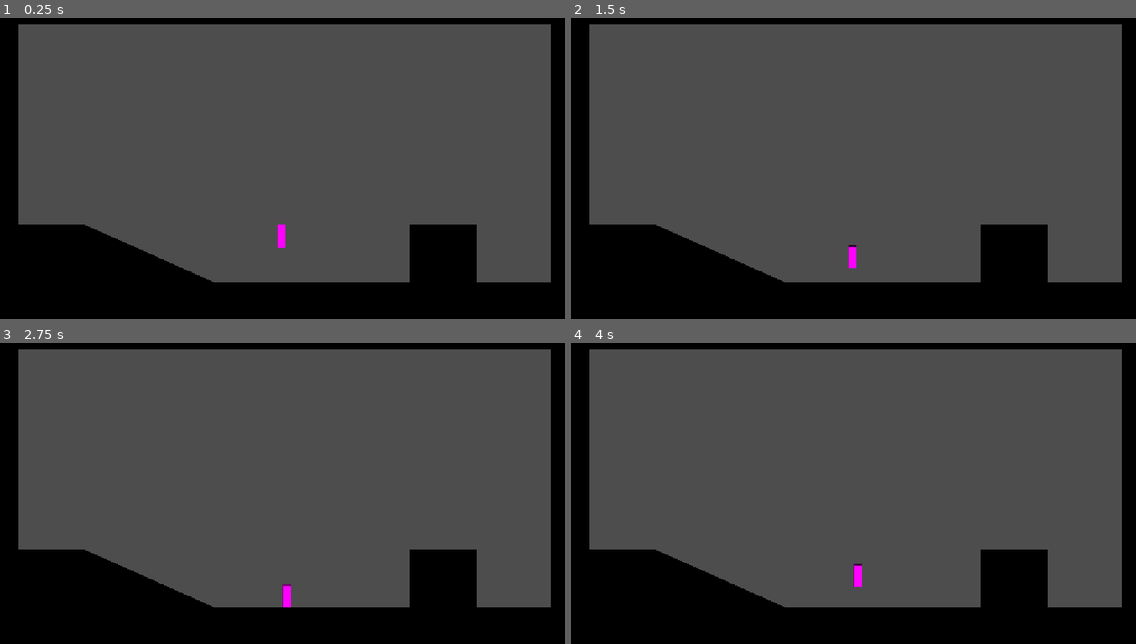
Above: before the commit, frames 1-4 (two rows, left to right).
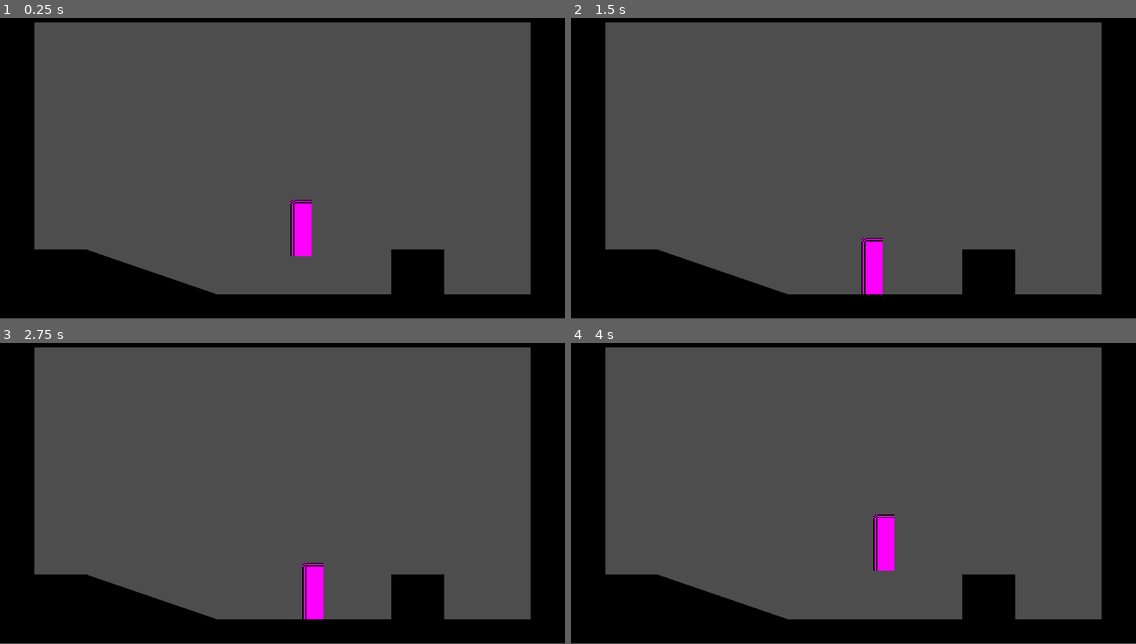
Above: after the commit, the same moments.

Repository: zxhodzh/EMoCheng
Game: Godot game, scene res://场景/世界场景.tscn
The game is run twice, just before and just after one commit, with the same random seed, the same clock (stepped at 60 frames per second) and the same inputs.
Inputs:
- Up to frame 1 (0.25 s): no input
- Up to frame 2 (1.5 s): tap Enter (ui_accept) at 0.5, 0.77 s; hold Right (ui_right) from 0.53 s (still down); tap D (右移) at 0.6 s; tap A (左移) at 1.35 s
- Up to frame 3 (2.75 s): tap Enter (ui_accept) at 1.52 s; release Right (ui_right) at 2.03 s; hold Left (ui_left) from 2.03 s (still down); tap D (右移) at 2.1 s
- Up to frame 4 (4 s): tap Enter (ui_accept) at 2.75, 3.02, 3.77 s; release Left (ui_left) at 2.78 s; hold Right (ui_right) from 2.78 s (still down); tap A (左移) at 2.85 s; tap D (右移) at 3.6 s
In our replay, the window is 800x450 before the commit and 800x449 after it. These sizes can differ from the game's own. Grey fills any space a smaller window leaves; there, only what the larger window draws over its background counts as a difference.

The runs differ from the first frame. In frame 1, 12% of the frame differs, in the area x 3-98%, y 1-92%; in frame 2, 12%; in frame 3, 12%; in frame 4, 12%.

Commit message:
11

Diff:
--- a/project.godot
+++ b/project.godot
@@ -17,6 +17,10 @@
 
 [display]
 
+window/size/viewport_width=480
+window/size/viewport_height=270
+window/size/window_width_override=1440
+window/size/window_height_override=810
 window/stretch/mode="canvas_items"
 window/stretch/aspect="expand"
 
@@ -39,6 +43,7 @@
 
 [rendering]
 
+textures/canvas_textures/default_texture_filter=0
 rendering_device/driver.windows="d3d12"
 renderer/rendering_method="gl_compatibility"
 renderer/rendering_method.mobile="gl_compatibility"
--- a/场景/世界场景.tscn
+++ b/场景/世界场景.tscn
@@ -16,8 +16,8 @@
 [node name="世界场景" type="Node2D" unique_id=1292406424]
 
 [node name="Sprite2D" type="Sprite2D" parent="." unique_id=603370999]
-position = Vector2(574.25, 613.5)
-scale = Vector2(37.171875, 2.46875)
+position = Vector2(236, 267)
+scale = Vector2(16.812502, 1.0937506)
 texture = SubResource("GradientTexture2D_nf6cu")
 
 [node name="StaticBody2D" type="StaticBody2D" parent="Sprite2D" unique_id=119324384]
@@ -25,66 +25,66 @@
 [node name="CollisionShape2D" type="CollisionShape2D" parent="Sprite2D/StaticBody2D" unique_id=518449973]
 shape = SubResource("RectangleShape2D_4kxuq")
 
-[node name="Sprite2D5" type="Sprite2D" parent="." unique_id=937350291]
-position = Vector2(903, 515)
-scale = Vector2(4.2500005, 3.6875)
+[node name="Sprite2D2" type="Sprite2D" parent="." unique_id=1945013870]
+position = Vector2(236, 0)
+scale = Vector2(16.812502, 1.0937506)
 texture = SubResource("GradientTexture2D_nf6cu")
 
-[node name="StaticBody2D" type="StaticBody2D" parent="Sprite2D5" unique_id=1489941358]
+[node name="StaticBody2D" type="StaticBody2D" parent="Sprite2D2" unique_id=1187415150]
 
-[node name="CollisionShape2D" type="CollisionShape2D" parent="Sprite2D5/StaticBody2D" unique_id=1541541090]
+[node name="CollisionShape2D" type="CollisionShape2D" parent="Sprite2D2/StaticBody2D" unique_id=468078394]
 shape = SubResource("RectangleShape2D_4kxuq")
 
-[node name="Sprite2D6" type="Sprite2D" parent="." unique_id=1669403249]
-position = Vector2(106, 515)
-scale = Vector2(4.2500005, 3.6875)
+[node name="Sprite2D3" type="Sprite2D" parent="." unique_id=1754259588]
+position = Vector2(0, 134)
+scale = Vector2(1.8125, 9.9375)
 texture = SubResource("GradientTexture2D_nf6cu")
 
-[node name="StaticBody2D" type="StaticBody2D" parent="Sprite2D6" unique_id=1922209289]
+[node name="StaticBody2D" type="StaticBody2D" parent="Sprite2D3" unique_id=775456037]
 
-[node name="CollisionShape2D" type="CollisionShape2D" parent="Sprite2D6/StaticBody2D" unique_id=1352114034]
+[node name="CollisionShape2D" type="CollisionShape2D" parent="Sprite2D3/StaticBody2D" unique_id=774652004]
 shape = SubResource("RectangleShape2D_4kxuq")
 
-[node name="Sprite2D7" type="Sprite2D" parent="." unique_id=1626110787]
-position = Vector2(284, 568)
-rotation = 0.41887903
-scale = Vector2(9.146731, 3.5937507)
+[node name="Sprite2D4" type="Sprite2D" parent="." unique_id=215498628]
+position = Vector2(480, 134)
+scale = Vector2(1.8125, 9.9375)
 texture = SubResource("GradientTexture2D_nf6cu")
 
-[node name="StaticBody2D" type="StaticBody2D" parent="Sprite2D7" unique_id=891443327]
+[node name="StaticBody2D" type="StaticBody2D" parent="Sprite2D4" unique_id=12126626]
 
-[node name="CollisionShape2D" type="CollisionShape2D" parent="Sprite2D7/StaticBody2D" unique_id=433524907]
+[node name="CollisionShape2D" type="CollisionShape2D" parent="Sprite2D4/StaticBody2D" unique_id=1058085659]
 shape = SubResource("RectangleShape2D_4kxuq")
 
-[node name="Sprite2D3" type="Sprite2D" parent="." unique_id=1200660587]
-position = Vector2(576, 7.000122)
-scale = Vector2(37.171875, 2.46875)
+[node name="Sprite2D5" type="Sprite2D" parent="." unique_id=1446030596]
+position = Vector2(355, 230.5)
+scale = Vector2(1.4062515, 1.1875002)
 texture = SubResource("GradientTexture2D_nf6cu")
 
-[node name="StaticBody2D" type="StaticBody2D" parent="Sprite2D3" unique_id=152267319]
+[node name="StaticBody2D" type="StaticBody2D" parent="Sprite2D5" unique_id=1830159229]
 
-[node name="CollisionShape2D" type="CollisionShape2D" parent="Sprite2D3/StaticBody2D" unique_id=639209083]
+[node name="CollisionShape2D" type="CollisionShape2D" parent="Sprite2D5/StaticBody2D" unique_id=370011841]
 shape = SubResource("RectangleShape2D_4kxuq")
 
-[node name="Sprite2D2" type="Sprite2D" parent="." unique_id=1763507749]
-position = Vector2(8.749996, 306)
-scale = Vector2(1.8281251, 21.687502)
+[node name="Sprite2D6" type="Sprite2D" parent="." unique_id=477548194]
+position = Vector2(51.5, 230.5)
+scale = Vector2(1.4062515, 1.1875002)
 texture = SubResource("GradientTexture2D_nf6cu")
 
-[node name="StaticBody2D" type="StaticBody2D" parent="Sprite2D2" unique_id=1518697397]
+[node name="StaticBody2D" type="StaticBody2D" parent="Sprite2D6" unique_id=506783210]
 
-[node name="CollisionShape2D" type="CollisionShape2D" parent="Sprite2D2/StaticBody2D" unique_id=1145772837]
+[node name="CollisionShape2D" type="CollisionShape2D" parent="Sprite2D6/StaticBody2D" unique_id=321390427]
 shape = SubResource("RectangleShape2D_4kxuq")
 
-[node name="Sprite2D4" type="Sprite2D" parent="." unique_id=139815374]
-position = Vector2(1153, 306)
-scale = Vector2(1.8281251, 21.687502)
+[node name="Sprite2D7" type="Sprite2D" parent="." unique_id=2127375276]
+position = Vector2(123.678, 248.75)
+rotation = 0.33161256
+scale = Vector2(3.6985176, 1.1875002)
 texture = SubResource("GradientTexture2D_nf6cu")
 
-[node name="StaticBody2D" type="StaticBody2D" parent="Sprite2D4" unique_id=2015827122]
+[node name="StaticBody2D" type="StaticBody2D" parent="Sprite2D7" unique_id=281519840]
 
-[node name="CollisionShape2D" type="CollisionShape2D" parent="Sprite2D4/StaticBody2D" unique_id=67642936]
+[node name="CollisionShape2D" type="CollisionShape2D" parent="Sprite2D7/StaticBody2D" unique_id=2060215304]
 shape = SubResource("RectangleShape2D_4kxuq")
 
 [node name="玩家" parent="." unique_id=2058999762 instance=ExtResource("1_47jrx")]
-position = Vector2(574, 483)
+position = Vector2(256, 197)
